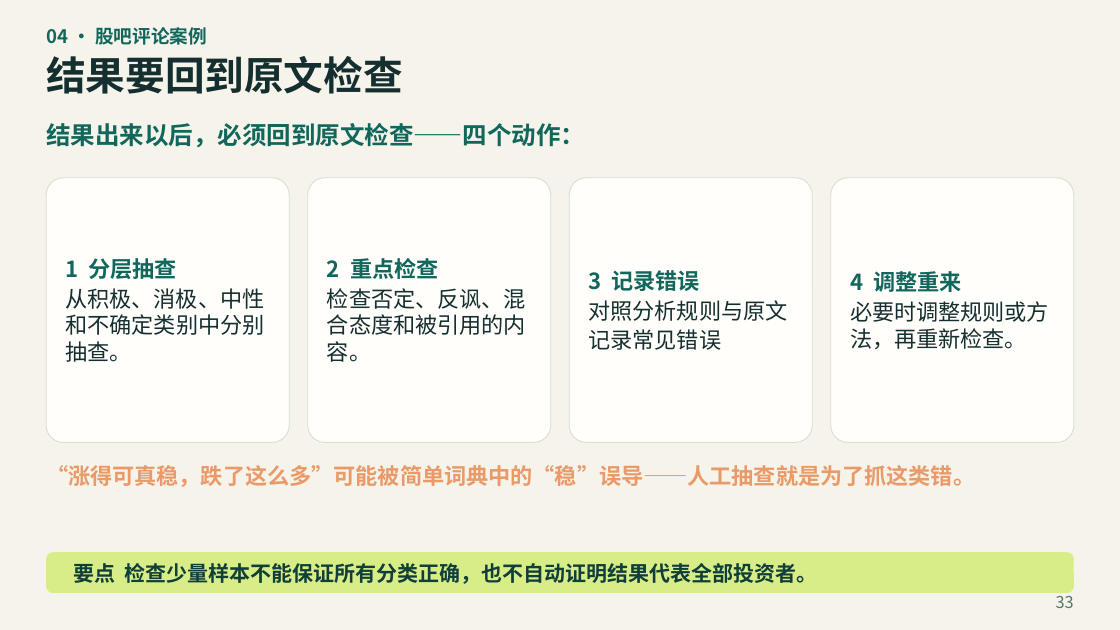
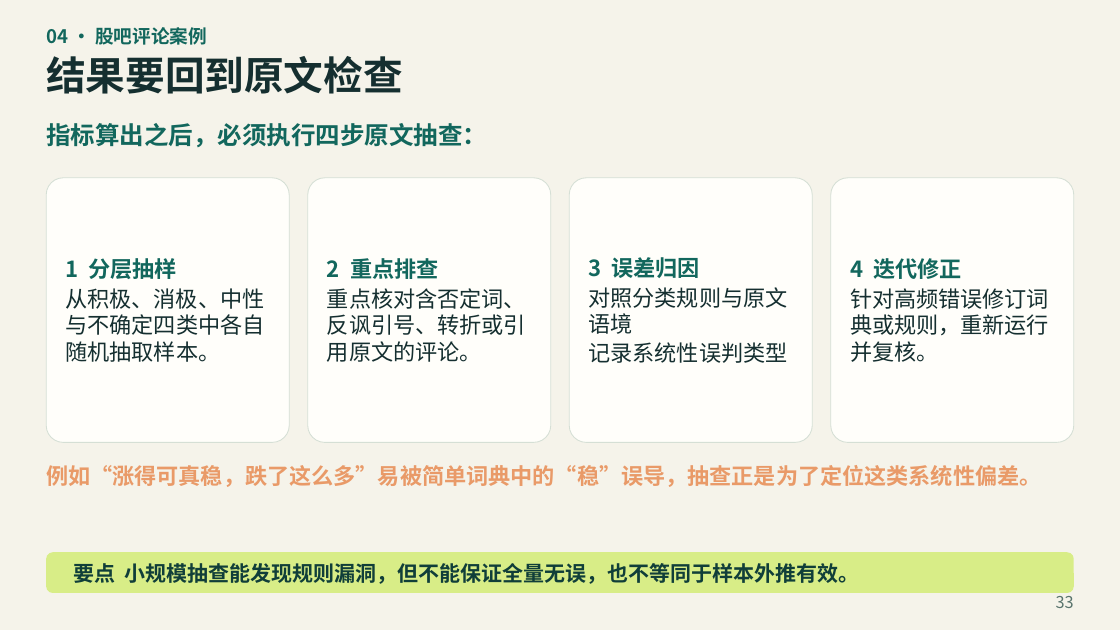
Before and after one commit to jefeerzhang/jefeerzhang.github.io, a slide deck: slide 33 of courses/big-data-finance/text-analysis/文本分析教学PPT.pptx. Drawn at 1120x630 pixels with LibreOffice and Linux fonts; fonts in the diff are those of the drawing. Boxes give left, top, right and bottom in pixels: in the first picture for what was removed or moved away, otherwise in the second. Text is boxed around its words. In the diff, an @@ line names an element or a change of style, - is before the commit and + after.

Commit message:
fix(文本分析): 修正课件概念与互动演示
纠正主题模型、词频和金融文献的表述，修复互动页关键词按钮，并同步课件 PDF 与 PPTX。

```diff
--- a/courses/big-data-finance/text-analysis/文本分析教学PPT.pptx
+++ b/courses/big-data-finance/text-analysis/文本分析教学PPT.pptx
@@ text at (x1=46, y1=123, x2=487, y2=147): text changed @@
-结果出来以后，必须回到原文检查——四个动作：
+指标算出之后，必须执行四步原文抽查：
@@ text in rounded rectangle at (x1=65, y1=258, x2=264, y2=362): text changed @@
-1 分层抽查
-从积极、消极、中性和不确定类别中分别抽查。
+1 分层抽样
+从积极、消极、中性与不确定四类中各自随机抽取样本。
@@ text in rounded rectangle at (x1=327, y1=258, x2=526, y2=362): text changed @@
-2 重点检查
-检查否定、反讽、混合态度和被引用的内容。
+2 重点排查
+重点核对含否定词、反讽引号、转折或引用原文的评论。
@@ text in rounded rectangle at (x1=588, y1=257, x2=787, y2=363): text changed @@
-3 记录错误
-对照分析规则与原文
-记录常见错误
+3 误差归因
+对照分类规则与原文语境
+记录系统性误判类型
@@ text in rounded rectangle at (x1=850, y1=258, x2=1049, y2=362): text changed @@
-4 调整重来
-必要时调整规则或方法，再重新检查。
+4 迭代修正
+针对高频错误修订词典或规则，重新运行并复核。
@@ text at (x1=46, y1=465, x2=1041, y2=487): text changed @@
-“涨得可真稳，跌了这么多”可能被简单词典中的“稳”误导——人工抽查就是为了抓这类错。
+例如“涨得可真稳，跌了这么多”易被简单词典中的“稳”误导，抽查正是为了定位这类系统性偏差。
@@ text in rounded rectangle at (x1=73, y1=563, x2=860, y2=584): text changed @@
-要点 检查少量样本不能保证所有分类正确，也不自动证明结果代表全部投资者。
+要点 小规模抽查能发现规则漏洞，但不能保证全量无误，也不等同于样本外推有效。
```
Also in this commit, not shown: 40 other slides changed, 3 other files.
